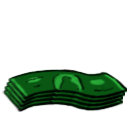
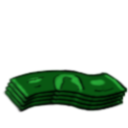
The second 128px x 128px image is a revision of the first. Changes to its layers:
painted on "bg" over [1, 68, 128, 113]
